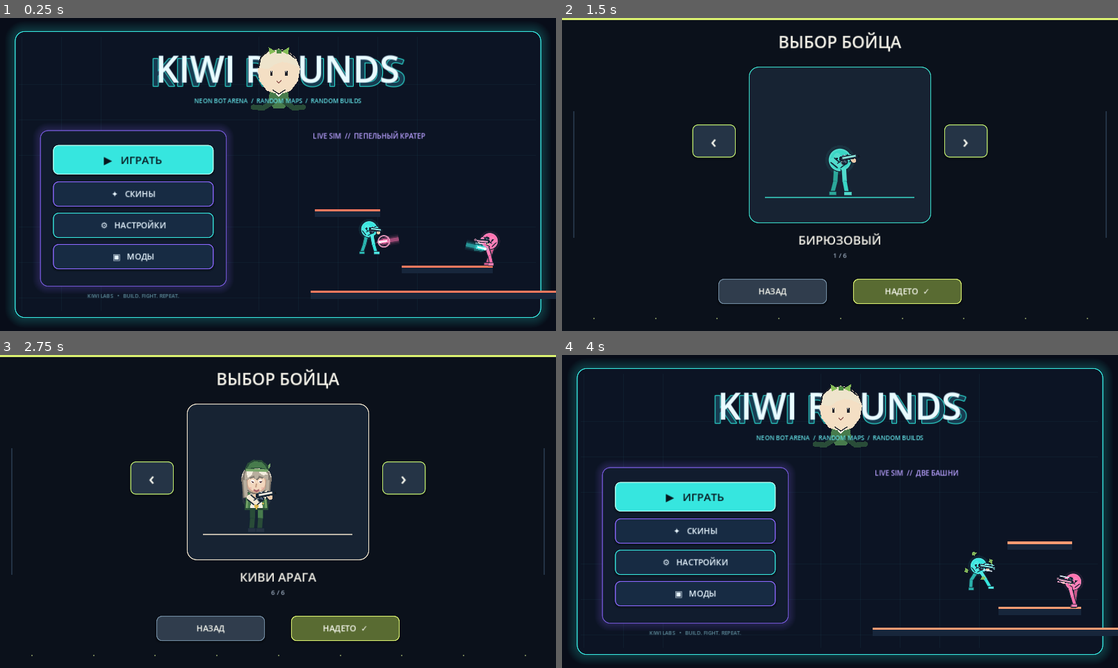
Above: before the commit, frames 1-4 (two rows, left to right).
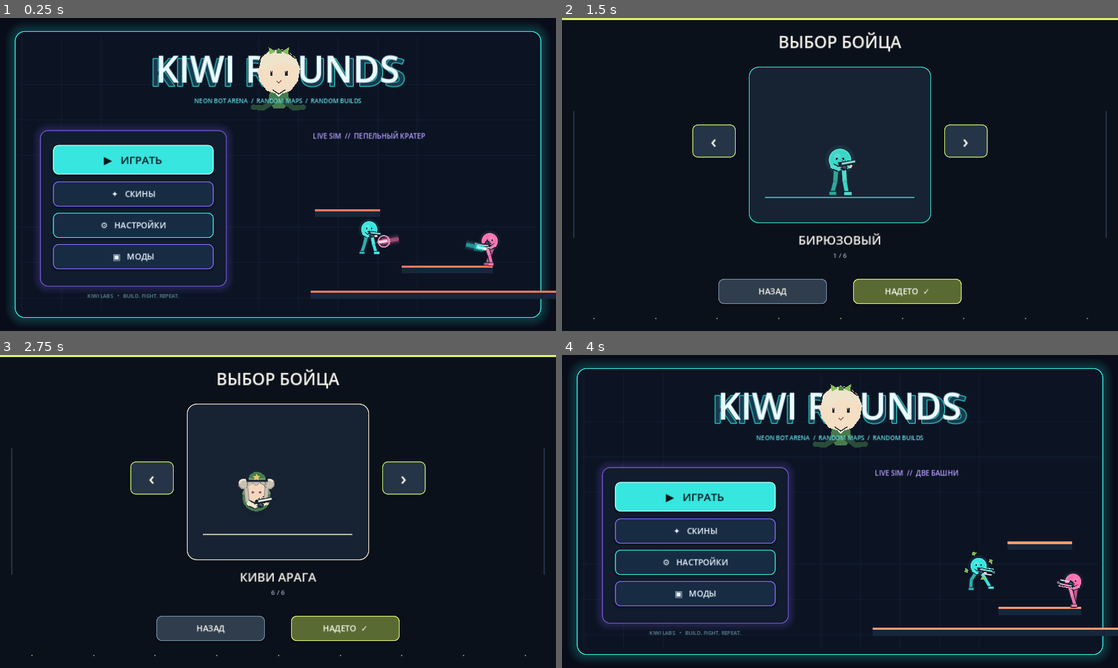
Above: after the commit, the same moments.

Repository: loslam-del/Kiwi-rounds
Game: Godot game, scene res://scenes/main.tscn
Same seed, same stepped clock (60 frames per second), same inputs: the game is played once before the commit and once after it.
Inputs:
- Up to frame 1 (0.25 s): no input
- Up to frame 2 (1.5 s): click "▶ ИГРАТЬ" at 0.5 s; click "СКИН: Бирюзовый" at 1.25 s
- Up to frame 3 (2.75 s): click "‹" at 2 s
- Up to frame 4 (4 s): click "›" at 2.75 s; click "НАЗАД" at 3.5 s

The runs differ from the first frame. In frame 1, 0.2% of the frame differs, in the area x 65-90%, y 66-74%; in frame 2, 0.1%; in frame 3, 0.8%, in the area x 42-50%, y 33-56%; in frame 4, 0.2%.

Commit message:
Restore Kiwi ball and ground menu bots, lower fighter arms

Diff:
--- a/scripts/player.gd
+++ b/scripts/player.gd
@@ -66,6 +66,8 @@
 var ground_accel_scale := 1.0
 var wall_jump_scale := 1.0
 var kiwi_aura := false
+var menu_preview_mode := false
+var menu_mascot := false
 
 # Lightweight ragdoll-style limb physics. Angles and angular velocity are
 # simulated independently, while shoulder/hip anchors follow the torso.
@@ -314,10 +316,15 @@
     var predicted_target: Vector2 = target.global_position + target.velocity * minf(travel_time,0.32)
     var aim_vector: Vector2 = (predicted_target - global_position).normalized()
     set_aim(aim_vector)
-    bot_jump_hold_timer = maxf(0.0,bot_jump_hold_timer-delta)
-    if is_on_floor() and bot_jump_hold_timer <= 0.0 and (target.global_position.y < global_position.y - 70.0 or (distance_x < 100.0 and randf() < 0.018)):
-        bot_jump_hold_timer = 0.23
-    jump_held = bot_jump_hold_timer > 0.0
+    if menu_preview_mode:
+        # Menu sparring is deliberately grounded: no repeated jump loops or floating bots.
+        bot_jump_hold_timer = 0.0
+        jump_held = false
+    else:
+        bot_jump_hold_timer = maxf(0.0,bot_jump_hold_timer-delta)
+        if is_on_floor() and bot_jump_hold_timer <= 0.0 and (target.global_position.y < global_position.y - 70.0 or (distance_x < 100.0 and randf() < 0.018)):
+            bot_jump_hold_timer = 0.23
+        jump_held = bot_jump_hold_timer > 0.0
 
     bot_think -= delta
     if ammo <= 0 and reload_timer <= 0.0:
@@ -449,6 +456,11 @@
     var dark := body_color.darkened(0.22)
     var light := body_color.lightened(0.12)
     draw_set_transform(Vector2.ZERO, 0.0, Vector2(facing, 1.0))
+    if skin_style == "kiwi":
+        _draw_kiwi_ball()
+        if not menu_mascot:
+            _draw_two_hand_blaster(Vector2(0.0, -7.0))
+        return
 
     # Far-side limbs are drawn first so they emerge naturally from behind the torso.
     var hip_back := Vector2(-6.5, 8.0)
@@ -719,22 +731,23 @@
     if local_aim.length_squared() < 0.01:
         local_aim = Vector2.RIGHT
     var side := local_aim.rotated(PI * 0.5)
-    var gun_origin := center + local_aim * 8.0
-    var grip_hand := gun_origin - local_aim * 3.0 + side * 5.0
-    var support_hand := gun_origin + local_aim * 14.0 + side * 5.0
-    var shoulder_a := Vector2(-12.0, -7.0)
-    var shoulder_b := Vector2(12.0, -7.0)
-    var elbow_a := shoulder_a.lerp(grip_hand, 0.52) + side * 7.0
-    var elbow_b := shoulder_b.lerp(support_hand, 0.52) - side * 7.0
+    # Keep the grip low on the torso so the arms never sweep across the eyes.
+    var gun_origin := center + Vector2(0.0, 9.0) + local_aim * 7.0
+    var grip_hand := gun_origin - local_aim * 2.0 + side * 4.0
+    var support_hand := gun_origin + local_aim * 9.0 + side * 4.0
+    var shoulder_a := Vector2(-12.0, 3.0)
+    var shoulder_b := Vector2(12.0, 3.0)
+    var elbow_a := shoulder_a.lerp(grip_hand, 0.52) + side * 3.5
+    var elbow_b := shoulder_b.lerp(support_hand, 0.52) - side * 3.5
     var arm_outline := Color("#142333")
     var arm_color := body_color.lightened(0.12)
     for arm_points in [[shoulder_a, elbow_a, grip_hand], [shoulder_b, elbow_b, support_hand]]:
-        draw_line(arm_points[0], arm_points[1], arm_outline, 10.0, true)
-        draw_line(arm_points[0], arm_points[1], arm_color, 6.0, true)
-        draw_line(arm_points[1], arm_points[2], arm_outline, 9.0, true)
-        draw_line(arm_points[1], arm_points[2], arm_color, 5.6, true)
-        draw_circle(arm_points[1], 3.6, arm_color)
-        draw_circle(arm_points[2], 4.0, Color("#e9c9aa"))
+        draw_line(arm_points[0], arm_points[1], arm_outline, 8.5, true)
+        draw_line(arm_points[0], arm_points[1], arm_color, 5.2, true)
+        draw_line(arm_points[1], arm_points[2], arm_outline, 7.5, true)
+        draw_line(arm_points[1], arm_points[2], arm_color, 4.8, true)
+        draw_circle(arm_points[1], 3.2, arm_color)
+        draw_circle(arm_points[2], 3.6, Color("#e9c9aa"))
     draw_circle(shoulder_a, 3.8, arm_color)
     draw_circle(shoulder_b, 3.8, arm_color)
     var screen_origin := Vector2(gun_origin.x * facing, gun_origin.y)
